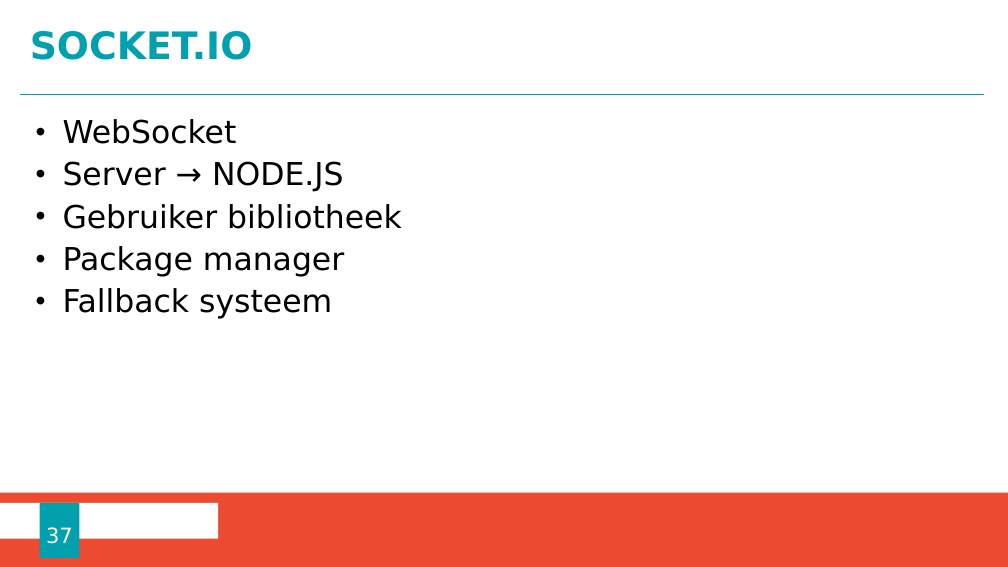
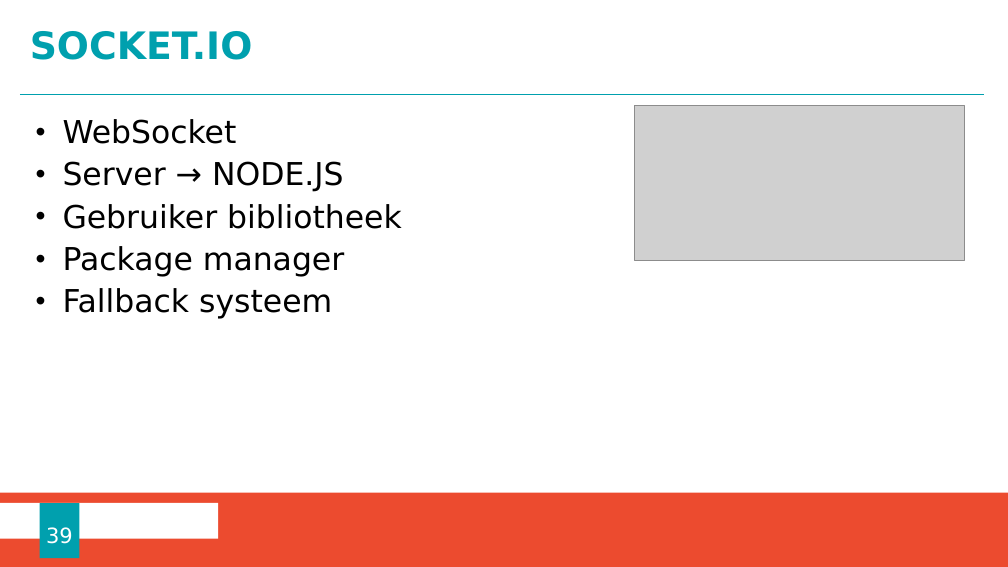
Before and after one commit to ChristopheM98/SignalR_Webapp, a slide deck: slide 39 of Presentatie SignalR.pptx (slide 37 before the commit). Drawn at 1008x567 pixels with LibreOffice and Linux fonts; fonts in the diff are those of the drawing; grey boxes stand for pictures; background and template pictures are left out. Boxes give left, top, right and bottom in pixels: in the first picture for what was removed or moved away, otherwise in the second. Text is boxed around its words. In the diff, an @@ line names an element or a change of style, - is before the commit and + after.

```diff
--- a/Presentatie SignalR.pptx
+++ b/Presentatie SignalR.pptx
@@ picture added at (635,106,965,261) @@
@@ page number at (46,527,73,544): text changed @@
-37
+39
```
Also in this commit, not shown: 4 other slides changed, 2 slides added, 1 other file.
